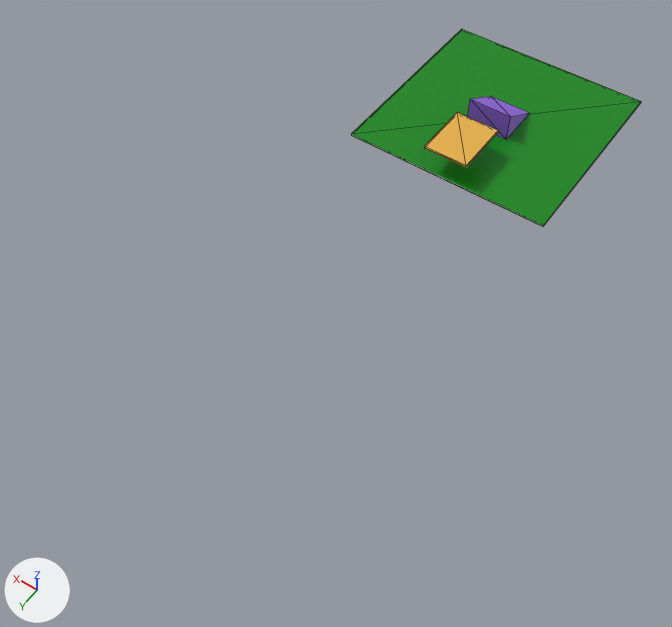
Renders of the glTF model models/goweti/goweti.glb from each side of a commit.
Both versions are drawn from a 50 mm camera at (-68.9, 162.5, 145.4) aimed at (0.2, 65.8, -6.6). The axes (+X, +Y, +Z) are drawn at lower left. The lights are the same throughout. Mesh edges are drawn as thin lines. Objects named as collision shapes, trigger or cutter boxes, shadow casters or lower levels of detail are left out. Where no turn or scale is listed for an object, it has been applied to the vertices.

Objects in the first picture: 'BaseCube', 'FloatingPlatform', 'Ramp'.
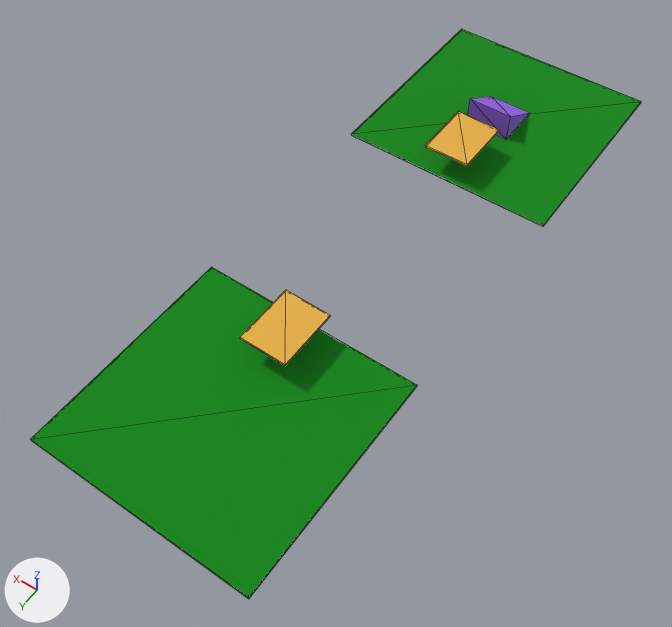
Patch to the scene script:
```diff
--- a/models/goweti/goweti.glb.py
+++ b/models/goweti/goweti.glb.py
@@ mat_material @@
 mat_material.base_color = (0.0, 0.24, 0.00331)  # green #00860b
-mat_material.roughness = 0.4
+mat_material.roughness = 1.0
@@ mat_material_002 @@
 mat_material_002.base_color = (0.8, 0.437, 0.0636)  # orange #e7b147
+mat_material_002.roughness = 1.0
@@ ob_floatingplatform @@
 ob_floatingplatform = bpy.data.objects.new('FloatingPlatform', me_cube_002)
-ob_floatingplatform.location = (0.0, 18.4, 6.7)
+ob_floatingplatform.location = (0.0, 18.0, 6.7)
@@ ob_floatingplatform_001 @@
+ob_floatingplatform_001 = bpy.data.objects.new('FloatingPlatform.001', me_cube_002.copy())  # the mesh of ob_floatingplatform
+ob_floatingplatform_001.location = (0.0, 82.3, 6.7)
@@ ob_basecube_001 @@
+ob_basecube_001 = bpy.data.objects.new('BaseCube.001', me_cube.copy())  # the mesh of ob_basecube
+ob_basecube_001.location = (0.0, 100.1, 0.0)
```

What differs and where, as boxes [x1, y1, x2, y2] in the pictures (672 x 627 px):
'BaseCube.001', added (green): after [30, 267, 417, 599]
'BaseCube', surface changed: [355, 30, 637, 223] in both
'FloatingPlatform.001', added (orange): after [240, 290, 330, 366]
'FloatingPlatform', moved: before [424, 112, 498, 167]; after [425, 112, 499, 166]
